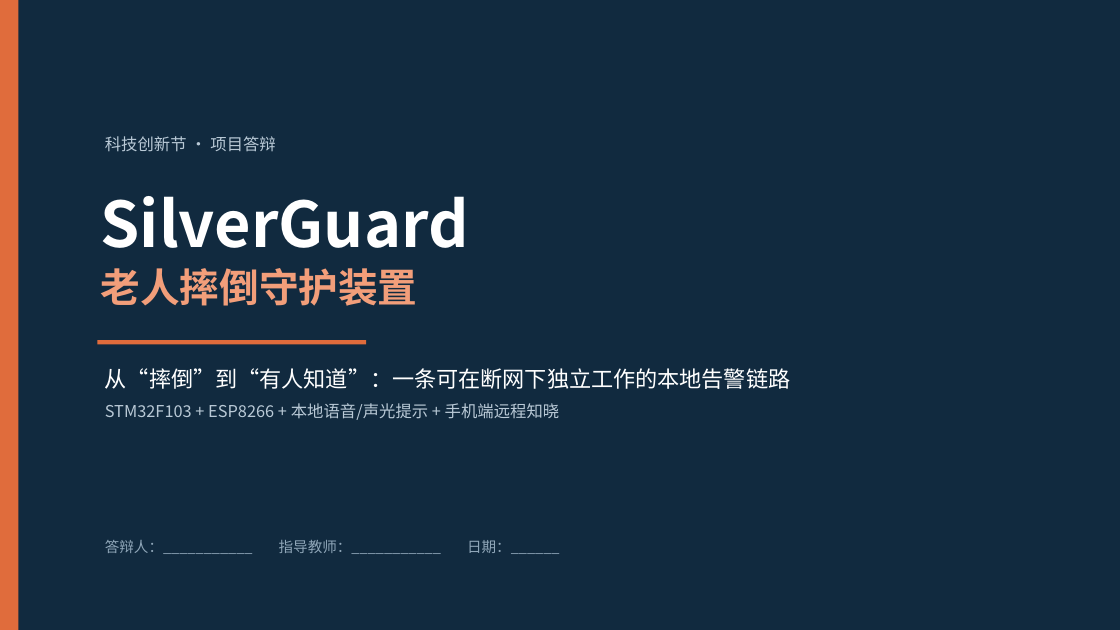
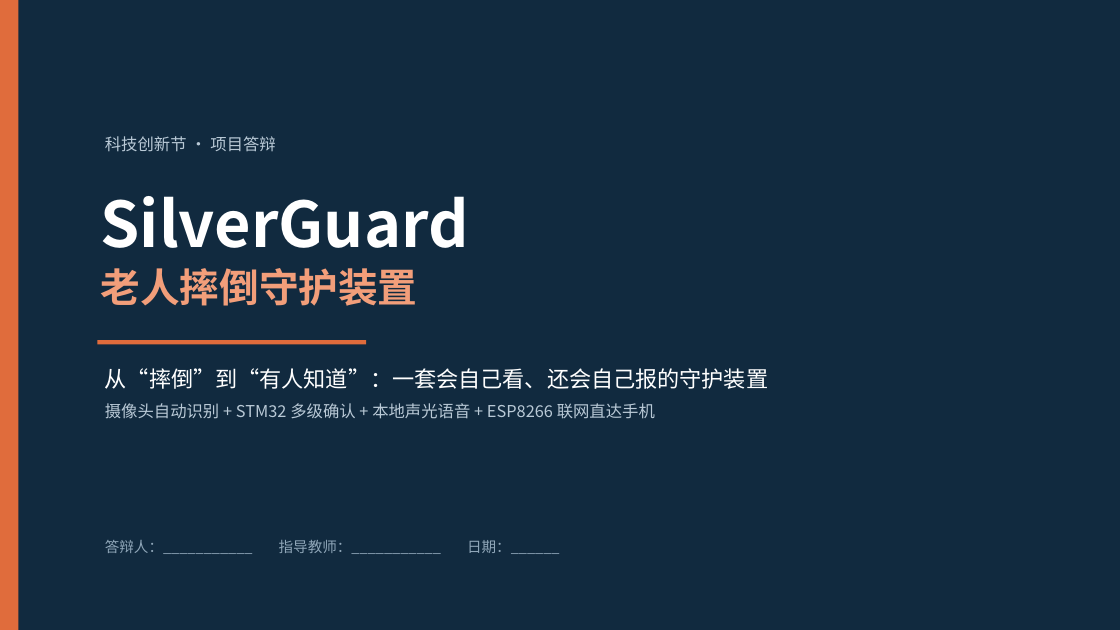
Before and after one commit to Maxsunset/SilverGuard, a slide deck: slide 1 of SilverGuard/docs/SilverGuard_答辩_设计思路与亮点.pptx. Drawn at 1120x630 pixels with LibreOffice and Linux fonts; fonts in the diff are those of the drawing. Boxes give left, top, right and bottom in pixels: in the first picture for what was removed or moved away, otherwise in the second. Text is boxed around its words. In the diff, an @@ line names an element or a change of style, - is before the commit and + after.

```diff
--- a/SilverGuard/docs/SilverGuard_答辩_设计思路与亮点.pptx
+++ b/SilverGuard/docs/SilverGuard_答辩_设计思路与亮点.pptx
@@ text at (x1=105, y1=368, x2=768, y2=419): text changed @@
-从“摔倒”到“有人知道”：一条可在断网下独立工作的本地告警链路
-STM32F103 + ESP8266 + 本地语音/声光提示 + 手机端远程知晓
+从“摔倒”到“有人知道”：一套会自己看、还会自己报的守护装置
+摄像头自动识别 + STM32 多级确认 + 本地声光语音 + ESP8266 联网直达手机
```
Also in this commit, not shown: 12 other slides changed, 1 slide added.
